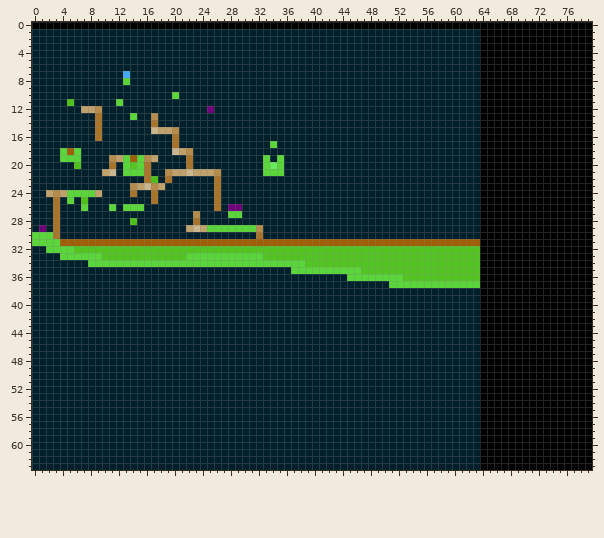
Sprite sheet, stored at assets/levels/tilemap.png. The picture above is the old version.
The file is 80x64 pixels.
The result:
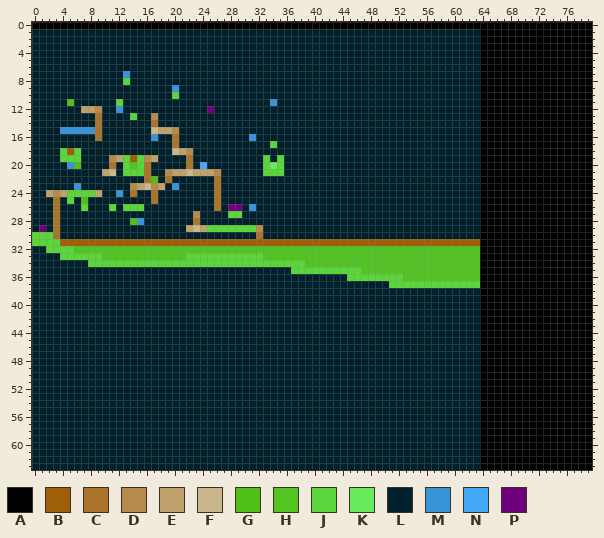
Palette (. is transparent): A #000000  B #9f5f09  C #aa752a  D #b58b4b  E #c0a16c  F #cbb78d  G #4fbf19  H #52c522  J #5ad53a  K #65eb5b  L #00212c  M #3993d7  N #44a9f8  P #70017c
Edits made:
y 7: x 13 N -> M
y 9: x 20 L -> M
y 11: x 34 L -> M
y 12: x 12 L -> M
y 15: x 4..8 LLLLL -> MMMMM
y 16: x 17 L -> M; x 31 L -> M
y 20: x 5 L -> M; x 24 L -> N
y 23: x 6 L -> M; x 20 L -> M
y 24: x 12 L -> M
y 26: x 31 L -> M
y 28: x 15 L -> M
